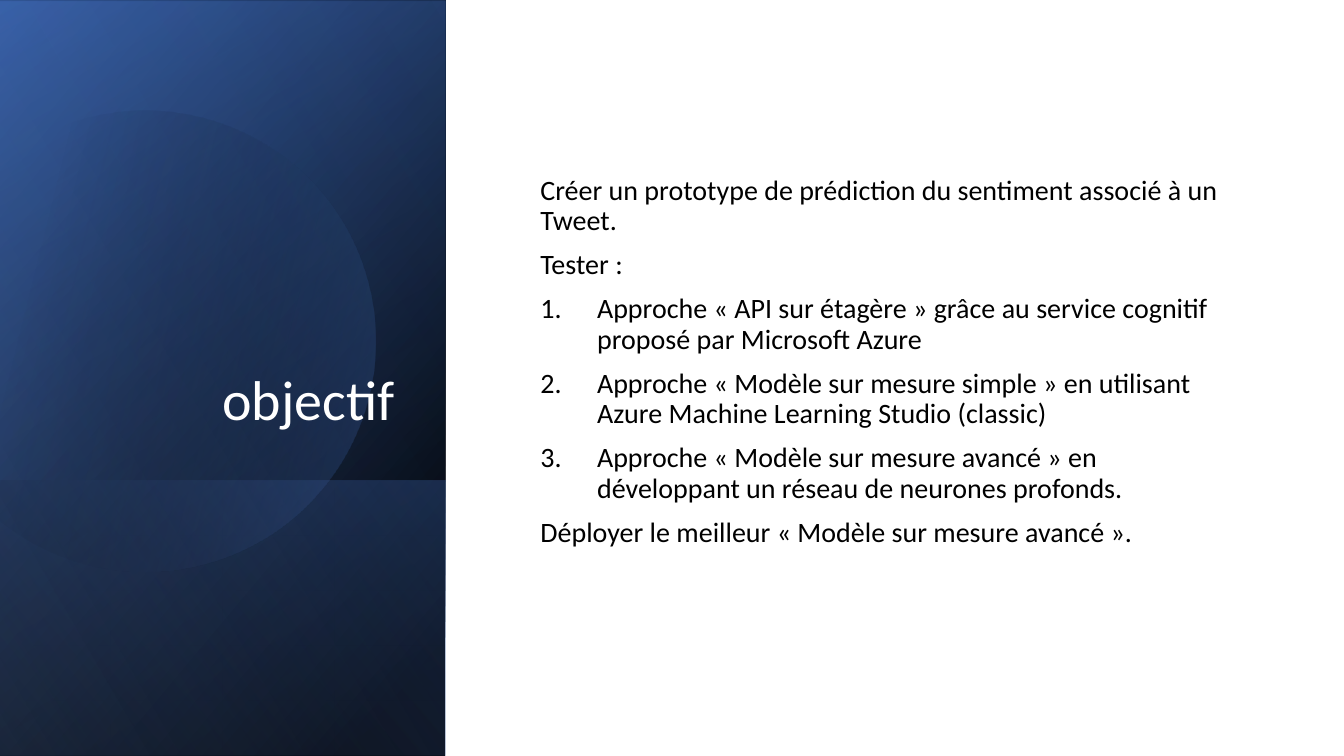
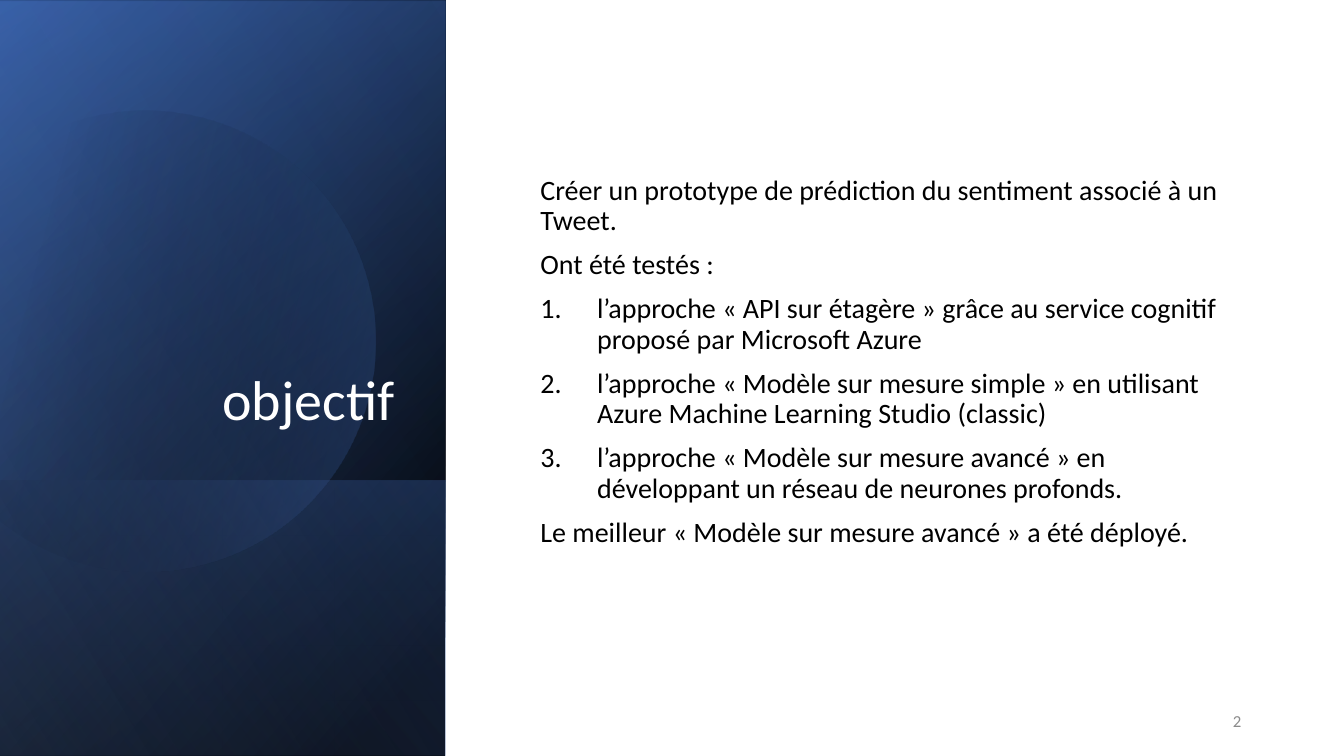
Before and after one commit to Sfix/OC-P07, a slide deck: slide 2 of P07 - Serge Neuman.pptx. Drawn at 1344x756 pixels with LibreOffice and Linux fonts; fonts in the diff are those of the drawing. Boxes give left, top, right and bottom in pixels: in the first picture for what was removed or moved away, otherwise in the second. Text is boxed around its words. In the diff, an @@ line names an element or a change of style, - is before the commit and + after.

```diff
--- a/P07 - Serge Neuman.pptx
+++ b/P07 - Serge Neuman.pptx
@@ text at (x1=540, y1=255, x2=1216, y2=547): text changed @@
-Tester :
-1. Approche « API sur étagère » grâce au service cognitif proposé par Microsoft Azure
-2. Approche « Modèle sur mesure simple » en utilisant Azure Machine Learning Studio (classic)
-3. Approche « Modèle sur mesure avancé » en développant un réseau de neurones profonds.
-Déployer le meilleur « Modèle sur mesure avancé ».
+Ont été testés :
+1. l’approche « API sur étagère » grâce au service cognitif proposé par Microsoft Azure
+2. l’approche « Modèle sur mesure simple » en utilisant Azure Machine Learning Studio (classic)
+3. l’approche « Modèle sur mesure avancé » en développant un réseau de neurones profonds.
+Le meilleur « Modèle sur mesure avancé » a été déployé.
@@ page number added at (x1=1233, y1=716, x2=1241, y2=727), 12 pt, text #8C8C8C @@
+2
```
Also in this commit, not shown: 5 other slides changed, 6 slides added, 1 slide removed, 10 other files.
